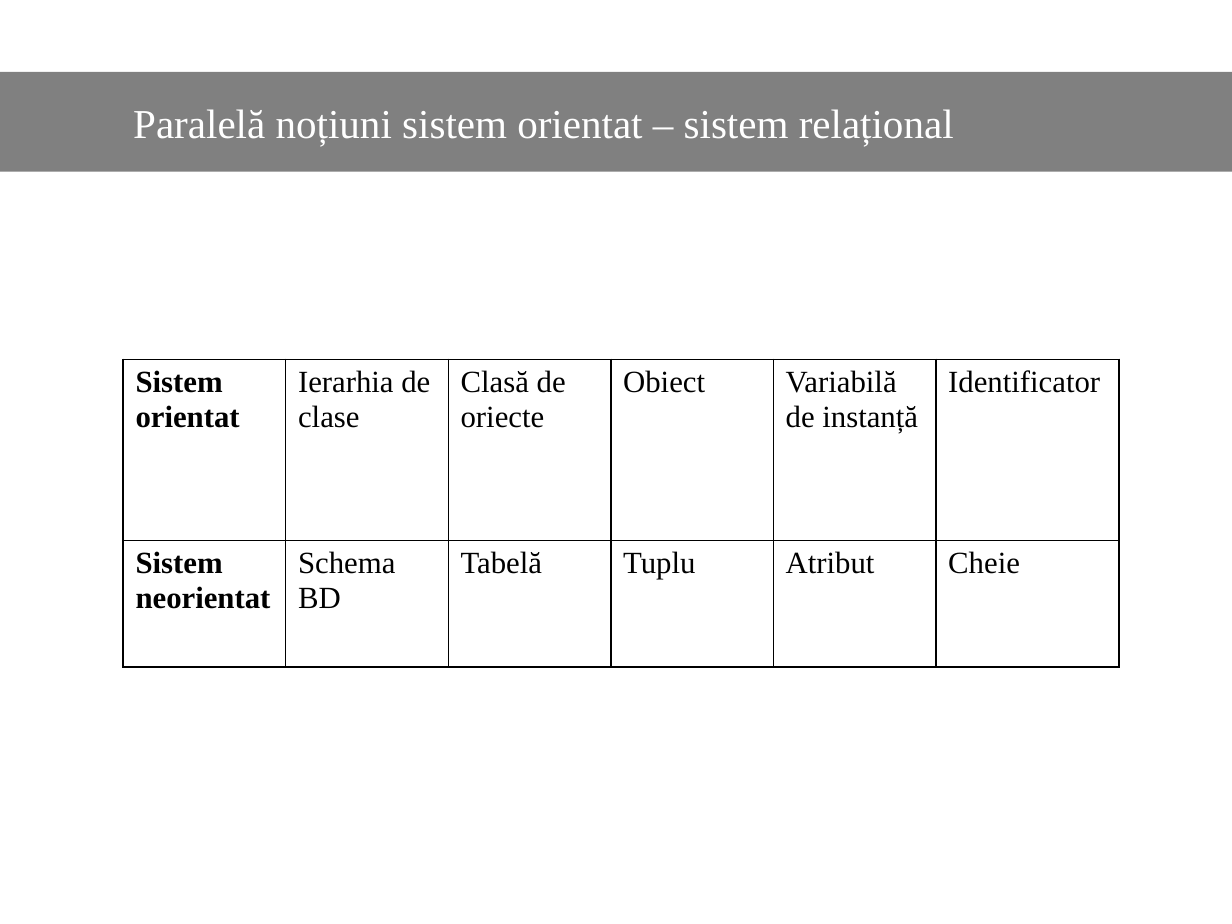
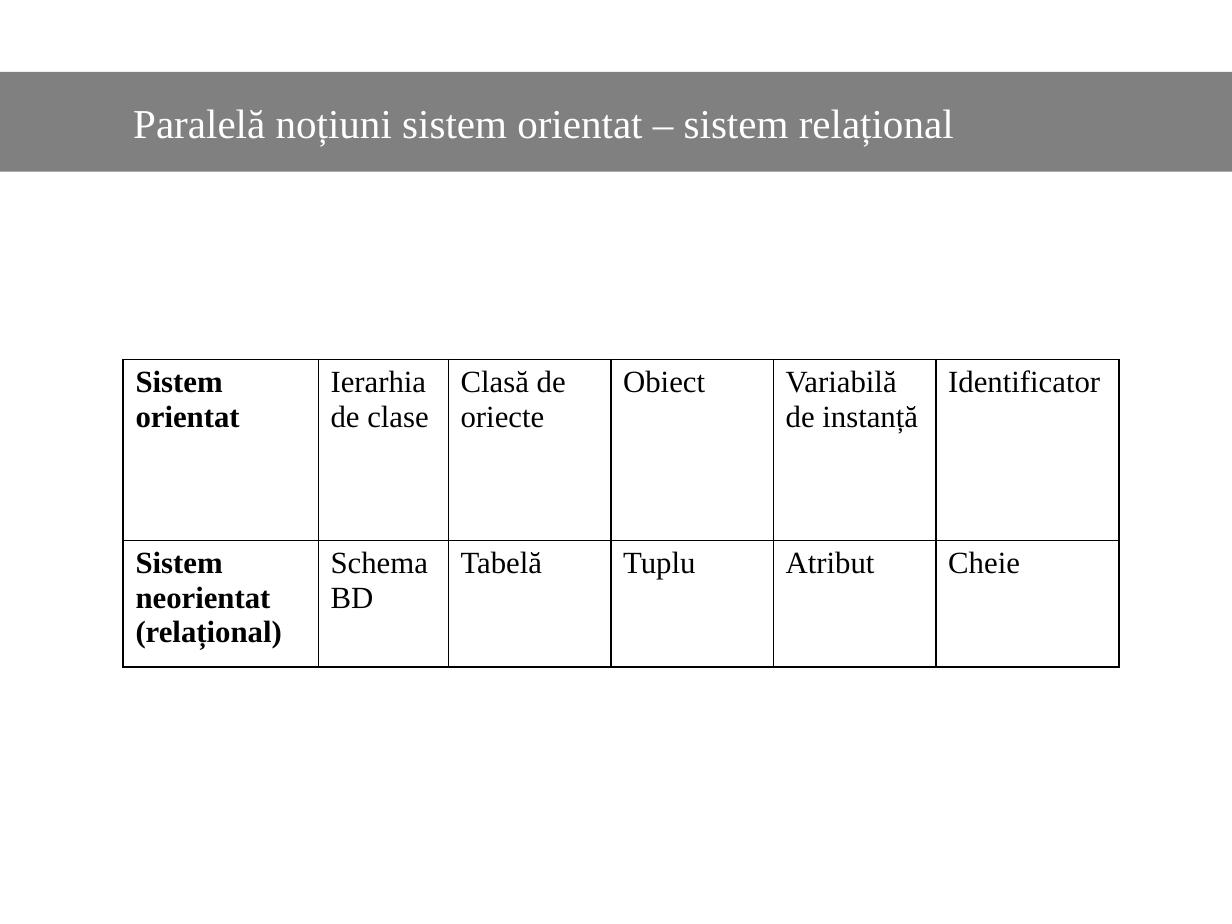
Before and after one commit to Dani25/BDOO, a slide deck: slide 8 of bdoo.pptx. Drawn at 1232x924 pixels with LibreOffice and Linux fonts; fonts in the diff are those of the drawing. Boxes give left, top, right and bottom in pixels: in the first picture for what was removed or moved away, otherwise in the second. Text is boxed around its words. In the diff, an @@ line names an element or a change of style, - is before the commit and + after.

```diff
--- a/bdoo.pptx
+++ b/bdoo.pptx
@@ table at (123, 360, 1120, 668) @@
-row 2, column 1: Sistem neorientat
+row 2, column 1: Sistem / neorientat (relațional)
```
Also in this commit, not shown: 8 other slides changed.
